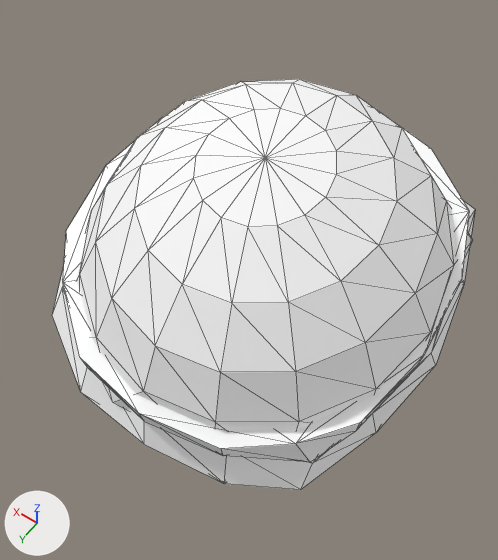
Two versions of the glTF model assets/us/props/helmets/m1_foliage_graf.glb, one commit apart.
Both versions are drawn from a 50 mm lens placed at (-0.146, 0.218, 0.28), pointed at (-0.009, 0.027, -0.021). Lighting does not change. The marker at lower left points along +X, +Y and +Z. The picture after the commit comes second. Mesh edges are drawn as thin lines. Vertices at exactly the same position are counted once.

Names of what the first picture shows: 'helmet_foliage_graf_band', 'helmet_foliage_graf_cover'.
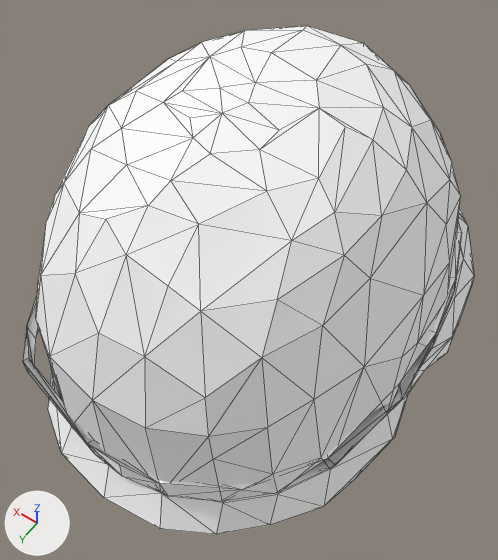
The change, as a diff of the scene's bpy script:
```diff
--- a/assets/us/props/helmets/m1_foliage_graf.glb.py
+++ b/assets/us/props/helmets/m1_foliage_graf.glb.py
@@ me_helmet_foliage_graf_band @@
 # used by ob_helmet_foliage_graf_band; location = (0.0, 0.0, 0.0)
-me_helmet_foliage_graf_band.from_pydata(...)  # 32 vertices, 60 faces; spans x -0.111..0.105, y -0.108..0.121, z -0.045..0.013
+me_helmet_foliage_graf_band.from_pydata(...)  # 70 vertices, 140 faces; spans x -0.111..0.111, y -0.13..0.143, z -0.041..0.009
+# me_helmet_foliage_graf_band part 1: the whole mesh is rebuilt
 me_helmet_foliage_graf_band.materials.append(mat_webbing)
@@ me_helmet_foliage_graf_cover @@
 # used by ob_helmet_foliage_graf_cover; location = (0.0, 0.0, 0.0)
-me_helmet_foliage_graf_cover.from_pydata(...)  # 113 vertices, 204 faces; spans x -0.115..0.115, y -0.121..0.121, z -0.07..0.07
+me_helmet_foliage_graf_cover.from_pydata(...)  # 277 vertices, 520 faces; spans x -0.117..0.112, y -0.151..0.153, z -0.071..0.121
+# me_helmet_foliage_graf_cover part 2: the loose piece of 81 vertices spanning x -0.108..0.11, y -0.105..0.116, z -0.067..0.07 is rebuilt with 277 vertices and now spans x -0.117..0.112, y -0.151..0.153, z -0.071..0.121
+# me_helmet_foliage_graf_cover part 3: the loose piece of 32 vertices spanning x -0.115..0.115, y -0.121..0.121, z -0.07..-0.005 is deleted
 me_helmet_foliage_graf_cover.materials.append(mat_covermuddy)
@@ ob_helmet_foliage_graf_band @@
 ob_helmet_foliage_graf_band = bpy.data.objects.new('helmet_foliage_graf_band', me_helmet_foliage_graf_band)
-ob_helmet_foliage_graf_band.location = (0.0, 0.0, 0.0)
+ob_helmet_foliage_graf_band.location = (0.0028, -0.001, -0.0253)
@@ ob_helmet_foliage_graf_cover @@
 ob_helmet_foliage_graf_cover = bpy.data.objects.new('helmet_foliage_graf_cover', me_helmet_foliage_graf_cover)
-ob_helmet_foliage_graf_cover.location = (0.0, 0.0, 0.0)
+ob_helmet_foliage_graf_cover.location = (0.0028, -0.001, -0.0253)
```

Pixel boxes (x1, y1, x2, y2) of what changed, in the pictures (498 x 560 px):
'helmet_foliage_graf_cover', reshaped, moved (24% taller): before (52, 79, 475, 490); after (36, 26, 474, 534)
'helmet_foliage_graf_band', reshaped, moved: before (63, 107, 469, 462); after (23, 221, 462, 502)
part 2 of me_helmet_foliage_graf_cover, rebuilt: before (76, 79, 473, 431); after (36, 26, 474, 534)
part 3 of me_helmet_foliage_graf_cover, deleted: before (52, 201, 475, 490)
